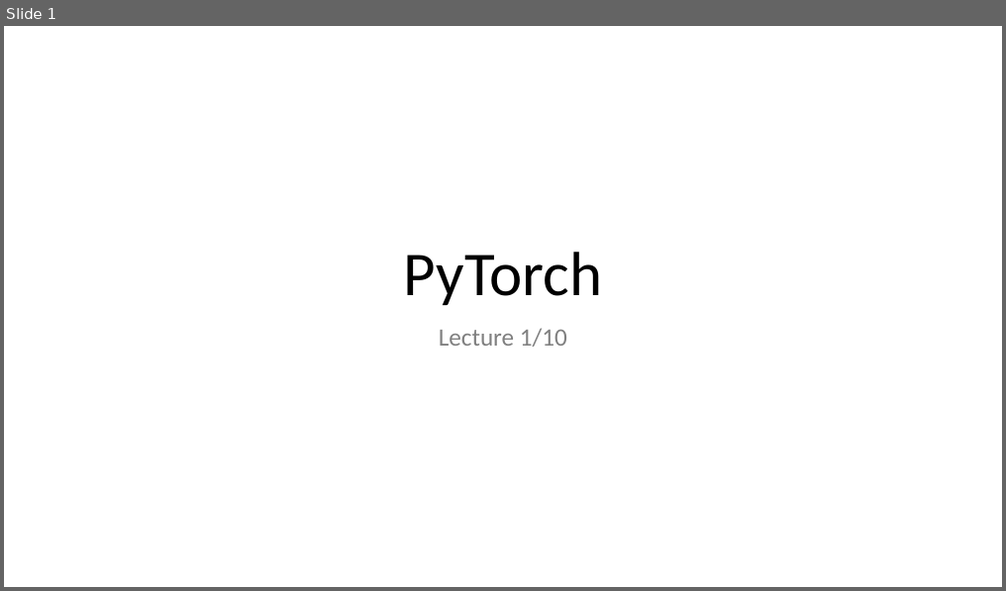
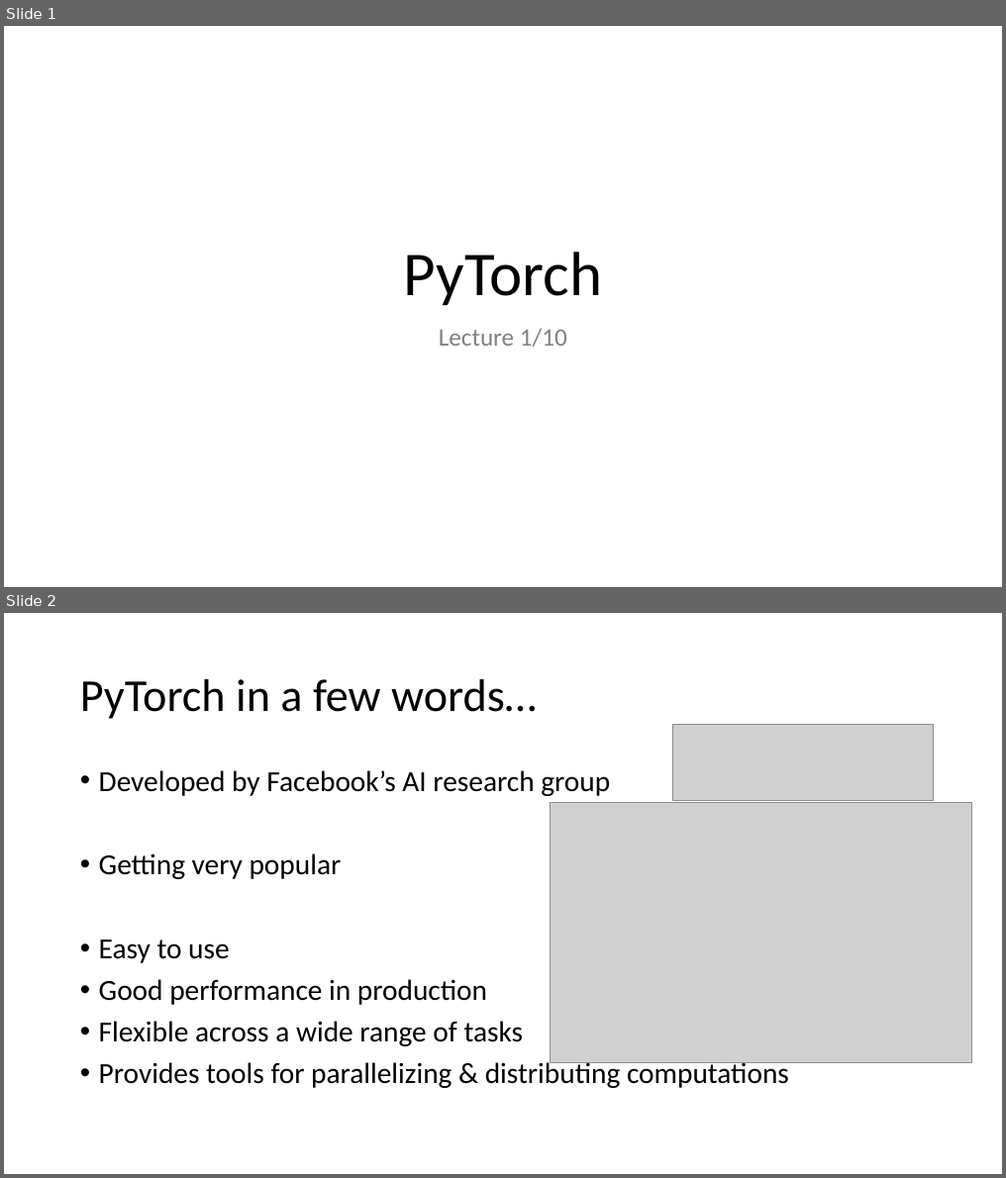
Before and after one commit to MICS-Lab/DeepLearningCourse, a slide deck: Slides_2.pptx. Shown one above the other, each under a label of ours: slide 1 before the commit, slides 1 and 2 after it. The pictures are 1006x591 and 1006x1178 pixels, drawn with LibreOffice and Linux fonts; fonts in the diff are those of the drawing; grey boxes stand for pictures. Boxes give left, top, right and bottom in pixels: in the first picture for what was removed or moved away, otherwise in the second. Text is boxed around its words. In the diff, an @@ line names an element or a change of style, - is before the commit and + after.

Commit message:
PyTorch in a few words

```diff
--- a/Slides_2.pptx
+++ b/Slides_2.pptx
@@ slide 2 added at (4, 613, 1002, 1174), background #FFFFFF @@
@@ title added at (80, 679, 537, 719), 44 pt, text #000000 @@
+PyTorch in a few words…
@@ picture added at (672, 725, 934, 800) @@
@@ text added at (99, 770, 789, 1088), 28 pt, text #000000 @@
+• Developed by Facebook’s AI research group
+• Getting very popular
+• Easy to use
+• Good performance in production
+• Flexible across a wide range of tasks
+• Provides tools for parallelizing & distributing computations
@@ picture added at (549, 802, 971, 1062) @@
```
Also in this commit, not shown: 1 slide removed.
